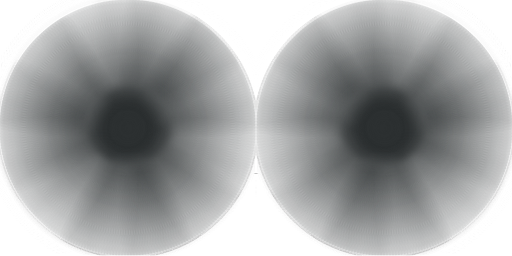
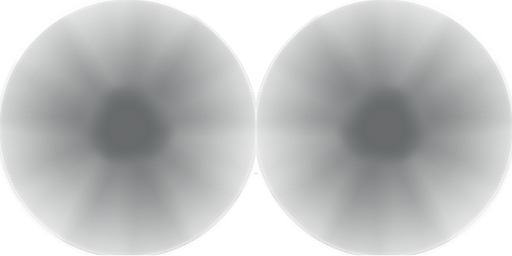
Two versions of the same layered image (512x256). Layer-by-layer changes:
painted on "Clipboard", masked it over [0, 0, 512, 256]
